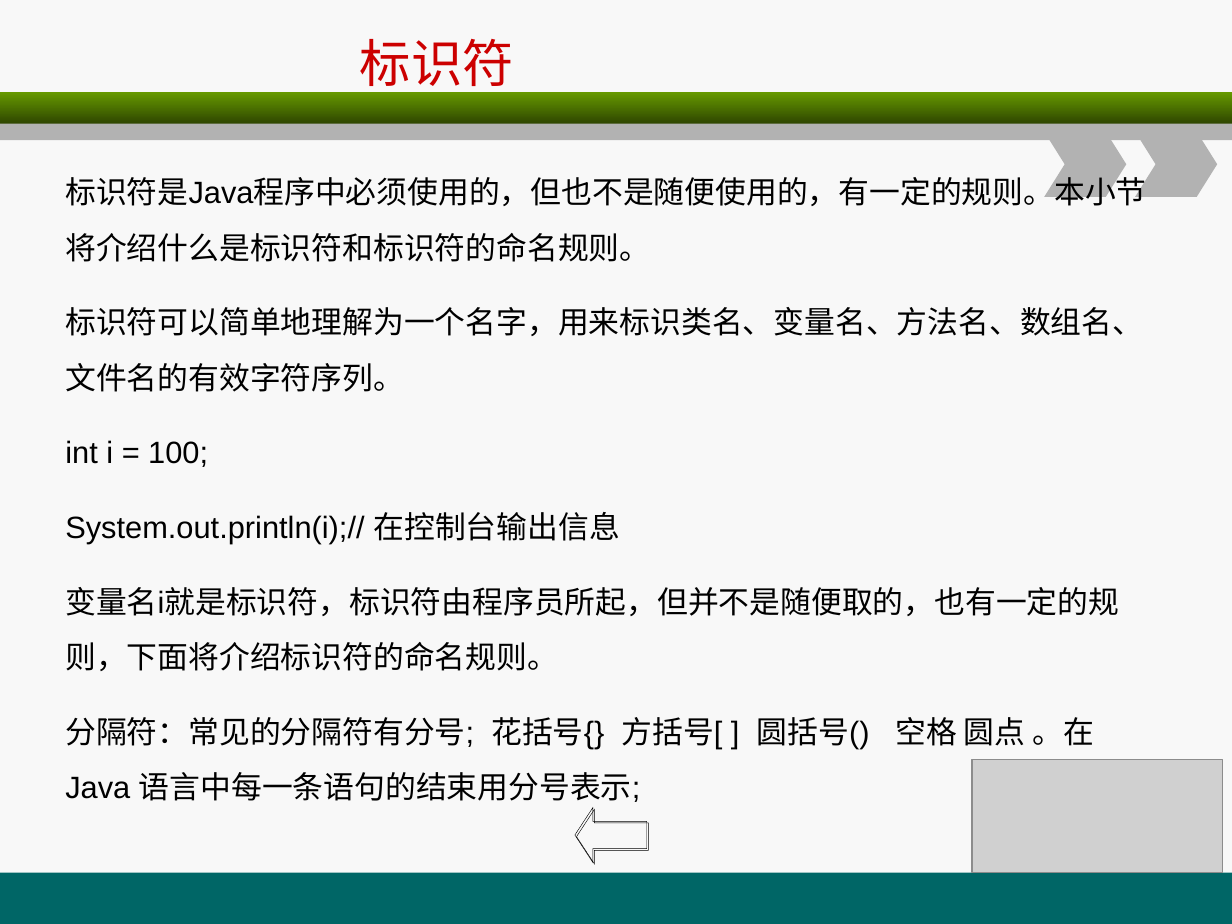
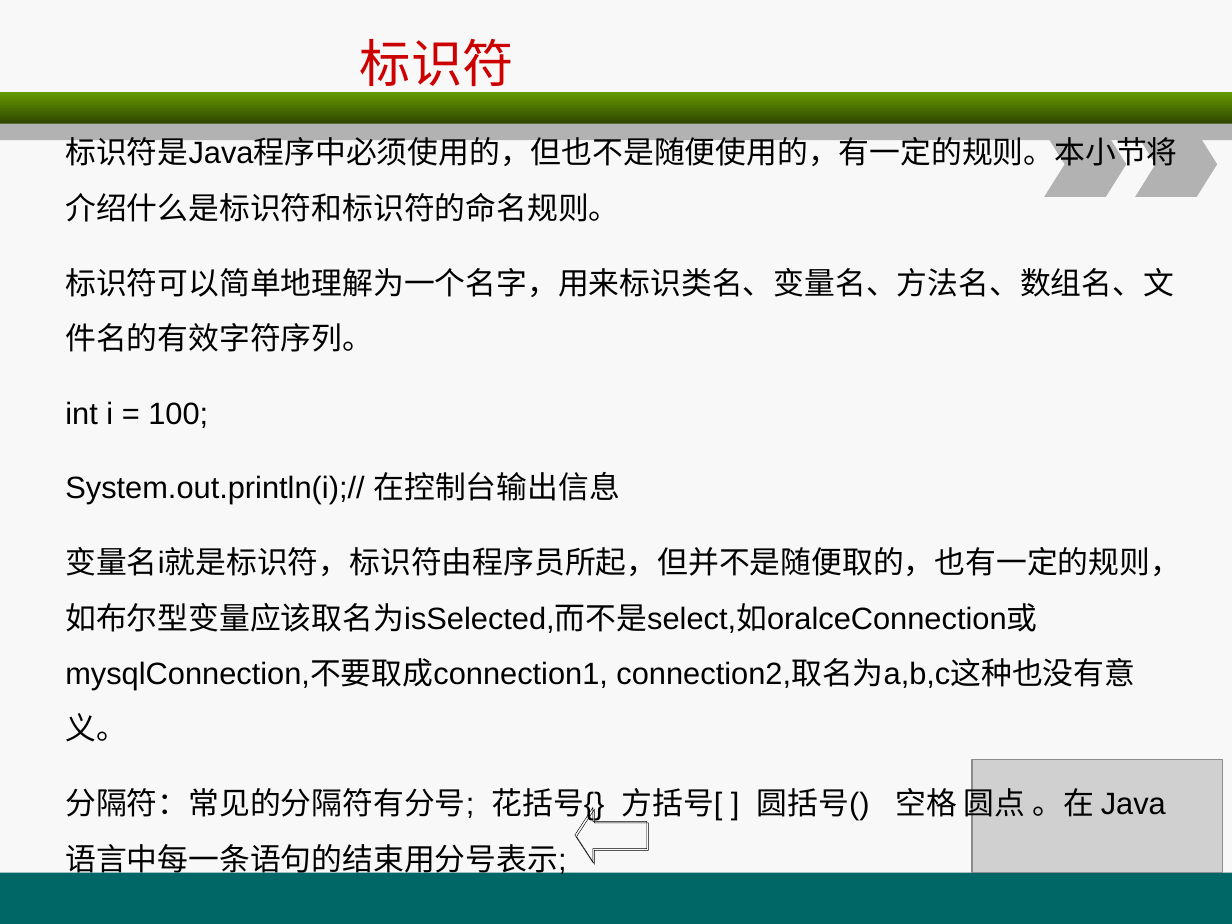
Before and after one commit to christwei/gitDoc, a slide deck: slide 17 of 课件/环宇/java编程基础/A2.ppt. Drawn at 1232x924 pixels with LibreOffice and Linux fonts; fonts in the diff are those of the drawing; grey boxes stand for pictures. Boxes give left, top, right and bottom in pixels: in the first picture for what was removed or moved away, otherwise in the second. Text is boxed around its words. In the diff, an @@ line names an element or a change of style, - is before the commit and + after.

```diff
--- a/课件/环宇/java编程基础/A2.ppt
+++ b/课件/环宇/java编程基础/A2.ppt
@@ text "标识符是Java程序中必须使用的，但也不是随便使用的，有一定的规则。本小节将介绍什么是标识符和标识符的命名规则。": place and size @@
-text "标识符是Java程序中必须使用的，但也不是随便使用的，有一定的规则。本小节将介绍什么是标识符和标识符的命名规则。" at bbox=[65, 172, 1146, 802]
+text "标识符是Java程序中必须使用的，但也不是随便使用的，有一定的规则。本小节将介绍什么是标识符和标识符的命名规则。" at bbox=[65, 132, 1181, 878]
@@ text at bbox=[65, 547, 1181, 742]: text changed @@
-变量名i就是标识符，标识符由程序员所起，但并不是随便取的，也有一定的规则，下面将介绍标识符的命名规则。
+变量名i就是标识符，标识符由程序员所起，但并不是随便取的，也有一定的规则，如布尔型变量应该取名为isSelected,而不是select,如oralceConnection或mysqlConnection,不要取成connection1, connection2,取名为a,b,c这种也没有意义。
```
Also in this commit, not shown: 2 other slides changed, 6 other files.
